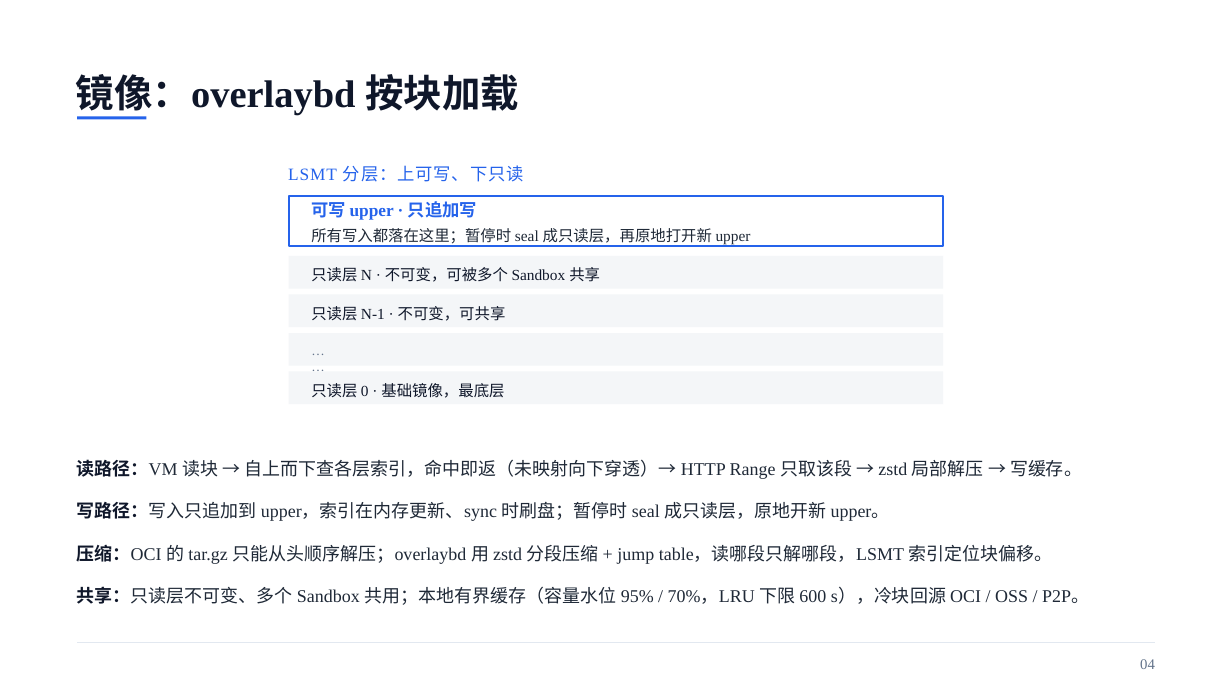
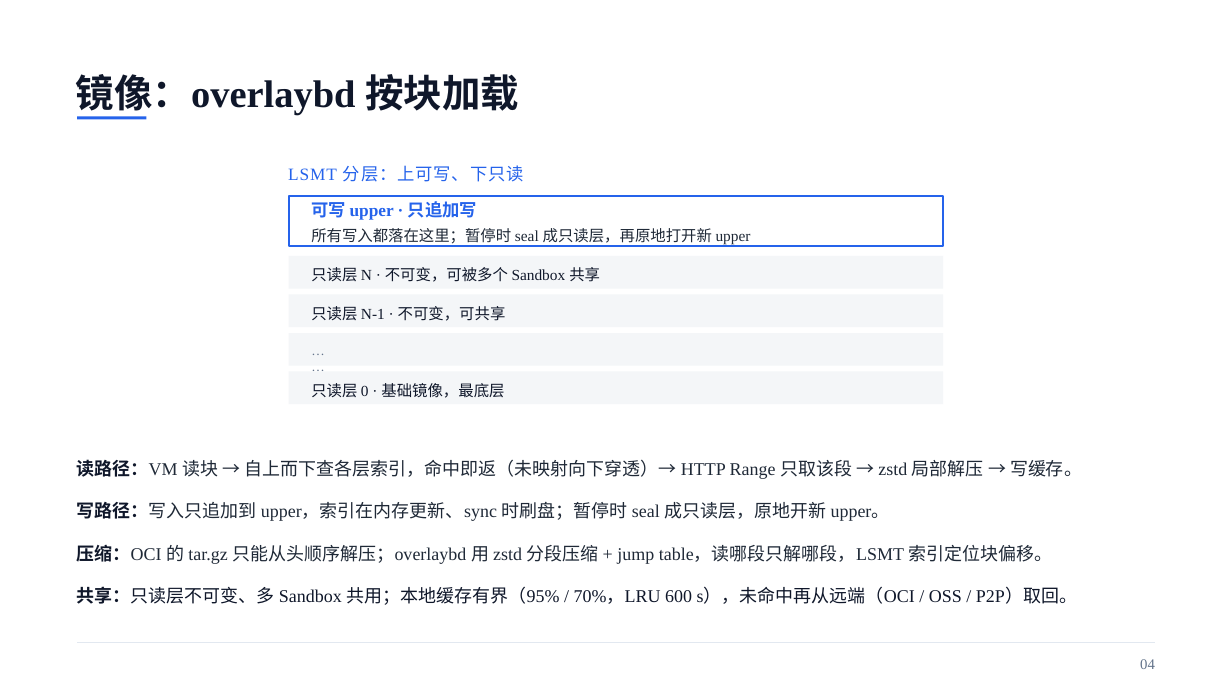
Before and after one commit to liushiqin-647/aenv, a slide deck: slide 4 of agentenv_20261102_polished.pptx. Drawn at 1232x693 pixels with LibreOffice and Linux fonts; fonts in the diff are those of the drawing. Boxes give left, top, right and bottom in pixels: in the first picture for what was removed or moved away, otherwise in the second. Text is boxed around its words. In the diff, an @@ line names an element or a change of style, - is before the commit and + after.

```diff
--- a/agentenv_20261102_polished.pptx
+++ b/agentenv_20261102_polished.pptx
@@ text at box(77, 586, 1077, 605): text changed; text colour #1F2937 to #0F172A @@
-共享：只读层不可变、多个 Sandbox 共用；本地有界缓存（容量水位 95% / 70%，LRU 下限 600 s），冷块回源 OCI / OSS / P2P。
+共享：只读层不可变、多 Sandbox 共用；本地缓存有界（95% / 70%，LRU 600 s），未命中再从远端（OCI / OSS / P2P）取回。
```
Also in this commit, not shown: 13 other slides changed.
